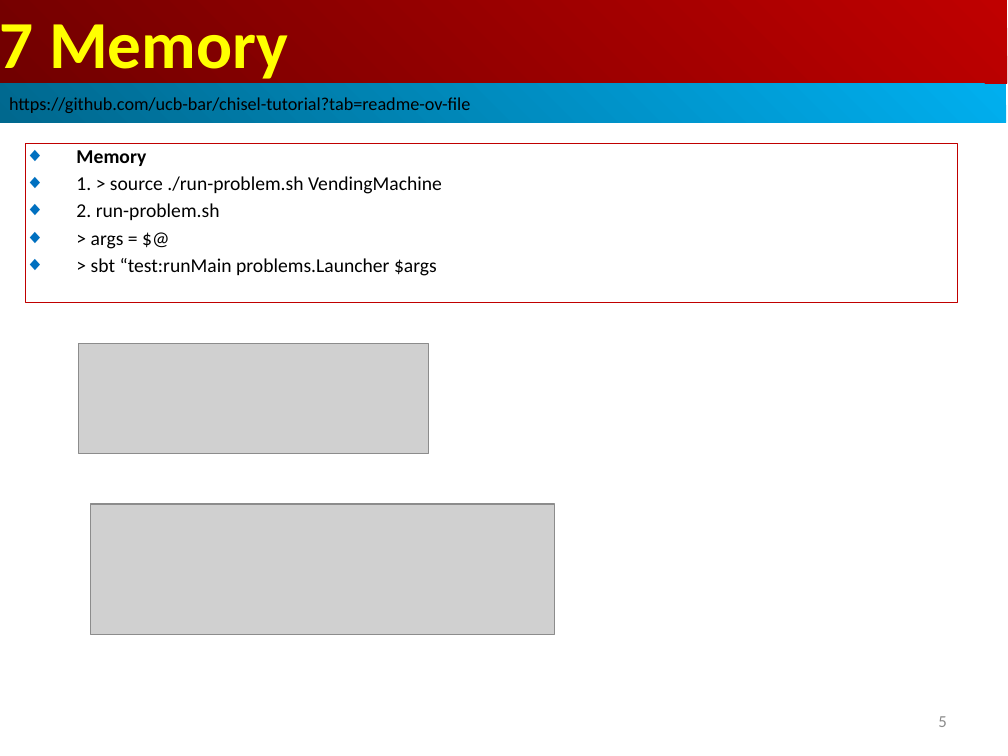
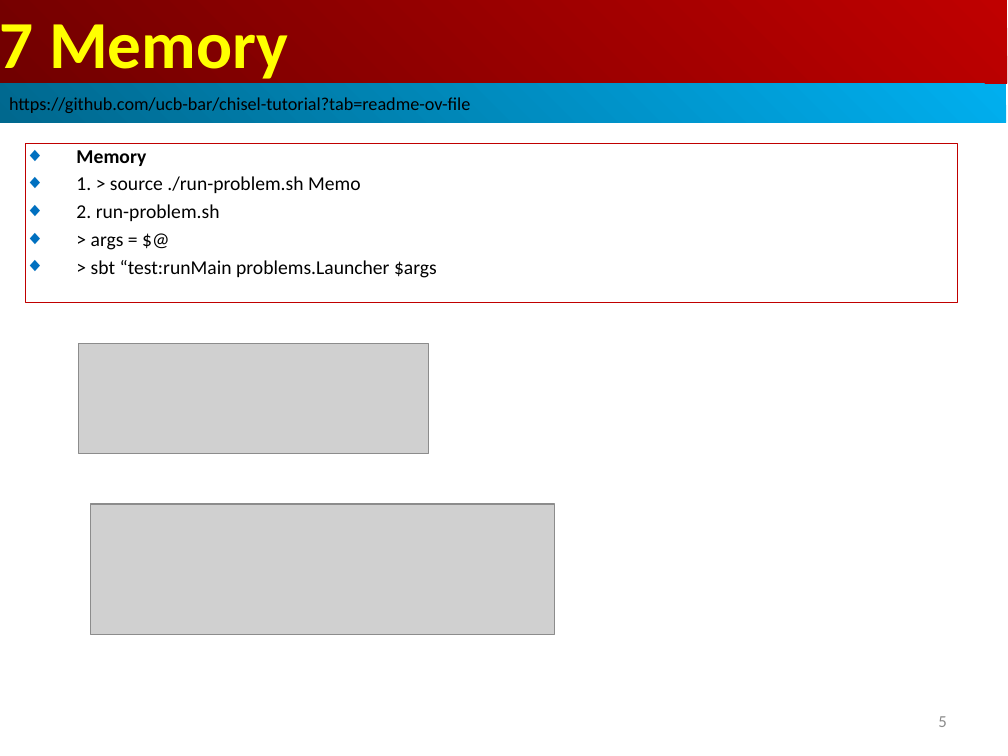
Before and after one commit to peterhchen/AIU_CS800_Chisel, a slide deck: slide 5 of 600_UCB_Chisel/007_Memo/000_Video/007_Memo.ppt. Drawn at 1008x756 pixels with LibreOffice and Linux fonts; fonts in the diff are those of the drawing; grey boxes stand for pictures. Boxes give left, top, right and bottom in pixels: in the first picture for what was removed or moved away, otherwise in the second. Text is boxed around its words. In the diff, an @@ line names an element or a change of style, - is before the commit and + after.

```diff
--- a/600_UCB_Chisel/007_Memo/000_Video/007_Memo.ppt
+++ b/600_UCB_Chisel/007_Memo/000_Video/007_Memo.ppt
@@ text in rectangle at <box>76,176,361,193</box>: text changed @@
-◆ 1. > source ./run-problem.sh VendingMachine
+◆ 1. > source ./run-problem.sh Memo
```
